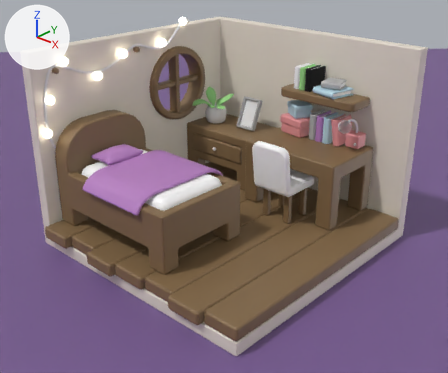
The Blender file Room.blend: old version first, new version second.
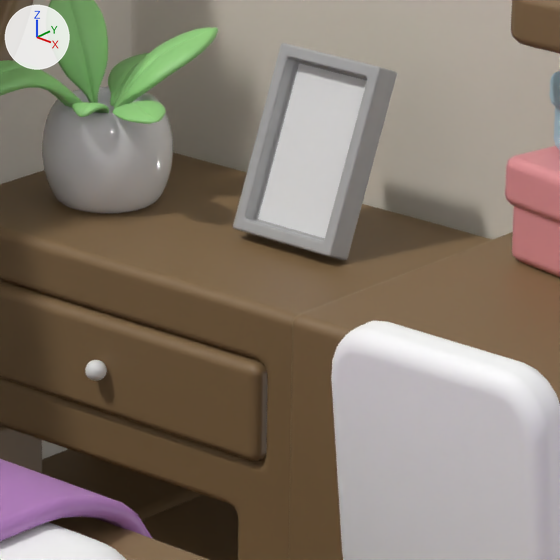
The first picture shows the older version from a 50 mm lens placed at (5.83, -6.35, 4.8), pointed at (0.14, -0.2, 1.02). The close-ups show both versions on the part from 44% to 65% of the width and 24% to 48% of the height of that picture; other places that the commit changed are outside them. The axes (+X, +Y, +Z) are drawn at upper left. The lights are the same throughout.

The scene before the commit, as lines of its bpy script (objects in view):
```python
me_cube_010 = bpy.data.meshes.new('Cube.010')
me_cube_010.from_pydata(...)  # 20 vertices, 18 faces; spans x -0.329..0.329, y -0.159..0.0, z 0.0..0.974
me_cube_010.polygons.foreach_set('use_smooth', [True] * 18)
# faces by material slot: [17, 1]
me_cube_010.materials.append(mat_gray)  # grey #adadad
me_cube_010.materials.append(None)
me_cube_014 = bpy.data.meshes.new('Cube.014')
me_cube_014.from_pydata(...)  # 8 vertices, 6 faces; spans x -0.978..-0.426, y 0.193..0.692, z 0.34..0.475
me_cube_014.polygons.foreach_set('use_smooth', [True] * 6)
me_cube_014.materials.append(mat_pink)  # pink #e7979a
me_icosphere = bpy.data.meshes.new('Icosphere')
me_icosphere.from_pydata(...)  # an icosphere of 80 faces spanning x -0.95..0.95, y -1.0..1.0, z -1.0..1.0
me_icosphere.polygons.foreach_set('use_smooth', [True] * 80)
ob_cube_010 = bpy.data.objects.new('Cube.010', me_cube_010)
ob_cube_010.location = (-0.762, 1.354, 1.314)
ob_cube_010.rotation_euler = (-0.383, 0.0, 0.0)  # degrees (-22, 0, 0)
ob_cube_010.scale = (0.544, 0.544, 0.544)
_m = ob_cube_010.modifiers.new('Bevel', 'BEVEL')
_m.width = 0.02
_m.width_pct = 0.02
_m.segments = 3
_m.harden_normals = True
_m.miter_outer = 'MITER_PATCH'
ob_cube_014 = bpy.data.objects.new('Cube.014', me_cube_014)
ob_cube_014.location = (0.887, 1.101, 1.242)
_m = ob_cube_014.modifiers.new('Bevel', 'BEVEL')
_m.width = 0.03
_m.width_pct = 0.03
_m.segments = 3
_m.harden_normals = True
_m.miter_outer = 'MITER_PATCH'
ob_icosphere = bpy.data.objects.new('Icosphere', me_icosphere)
ob_icosphere.location = (-1.062, 0.853, 1.011)
ob_icosphere.scale = (-0.0319, -0.0319, -0.0319)
_m = ob_icosphere.modifiers.new('Subdivision', 'SUBSURF')
_m.levels = 2
# also in view: 'Cube.006' at (0.61, 1.24, 0.91); 'Cube.008' at (0.61, 0.61, 1.28); 'Cube.001' at (0.1, -0.16, 0.3); 'Cube.007' at (-1.06, 1.33, 0.86); 'Cube.011' at (0.62, 1.55, 2.12)
```
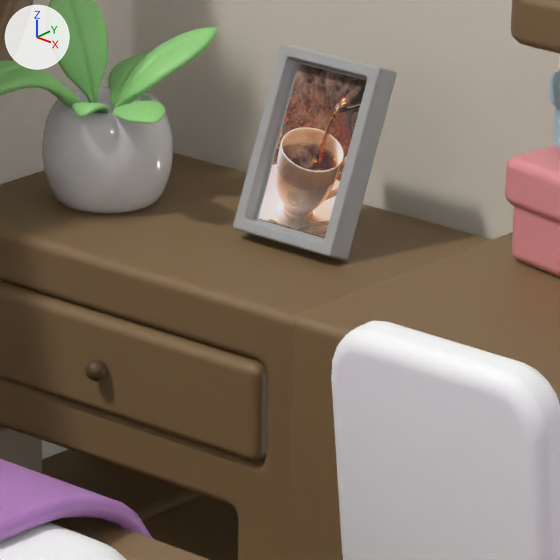
Changed parts and their boxes [x1, y1, x2, y2] in the close-ups (560 x 560 px):
'Cube.010', recoloured, surface changed (grey to brown)
    both: [257, 58, 369, 241]
'Icosphere', recoloured (grey to brown)
    both: [85, 360, 107, 381]
part 1 of me_cube_010, surface changed (grey to brown)
    both: [258, 64, 367, 238]

Diff of the bpy script that builds the scene:
```diff
--- a/Room.blend.py
+++ b/Room.blend.py
@@ img_coffee_png @@
+img_coffee_png = load_image('coffee.png', 'Image/coffee.png', 446, 274, 'sRGB')
@@ mat_picturecoffee @@
+mat_picturecoffee = principled_material('PictureCoffee')
+mat_picturecoffee.texture = img_coffee_png
@@ mat_dark_wood @@
+mat_dark_wood = principled_material('dark Wood')
+mat_dark_wood.base_color = (0.0952, 0.0606, 0.0297)  # brown #574630
@@ me_icosphere @@
 me_icosphere.from_pydata(...)  # 42 vertices, 80 faces; spans x -0.95..0.95, y -1.0..1.0, z -1.0..1.0
+me_icosphere.materials.append(mat_dark_wood)  # brown #574630
@@ me_cube_010 @@
 me_cube_010.from_pydata(...)  # 20 vertices, 18 faces; spans x -0.329..0.329, y -0.159..0.0, z 0.0..0.974
 # used by ob_cube_010; location = (-0.762, 1.354, 1.314); rotation_euler = (-0.383, 0.0, 0.0), in degrees (-22, 0, 0); scale = (0.544, 0.544, 0.544)
+# me_cube_010 part 1: texture (UV) coordinates of 1 of 18 faces, centred in x 0.0, y -0.08, z 0.487, changed; they spanned u 0.84..0.87, v 0.7..0.7 and now span u 0.29..0.71, v 0.0..1.0
 me_cube_010.materials.append(mat_gray)
+me_cube_010.materials.append(mat_picturecoffee)  # picture img_coffee_png
```
